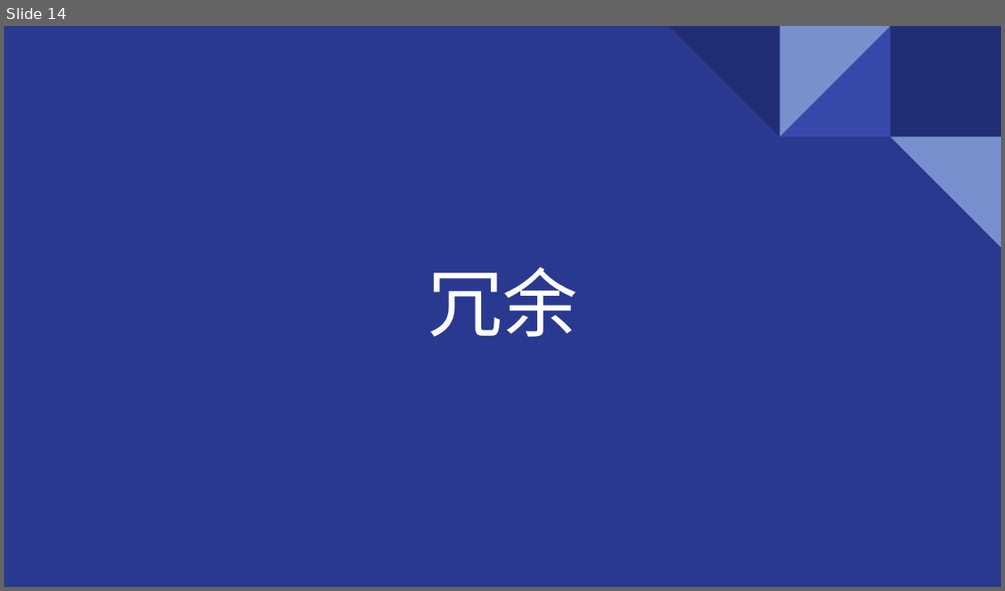
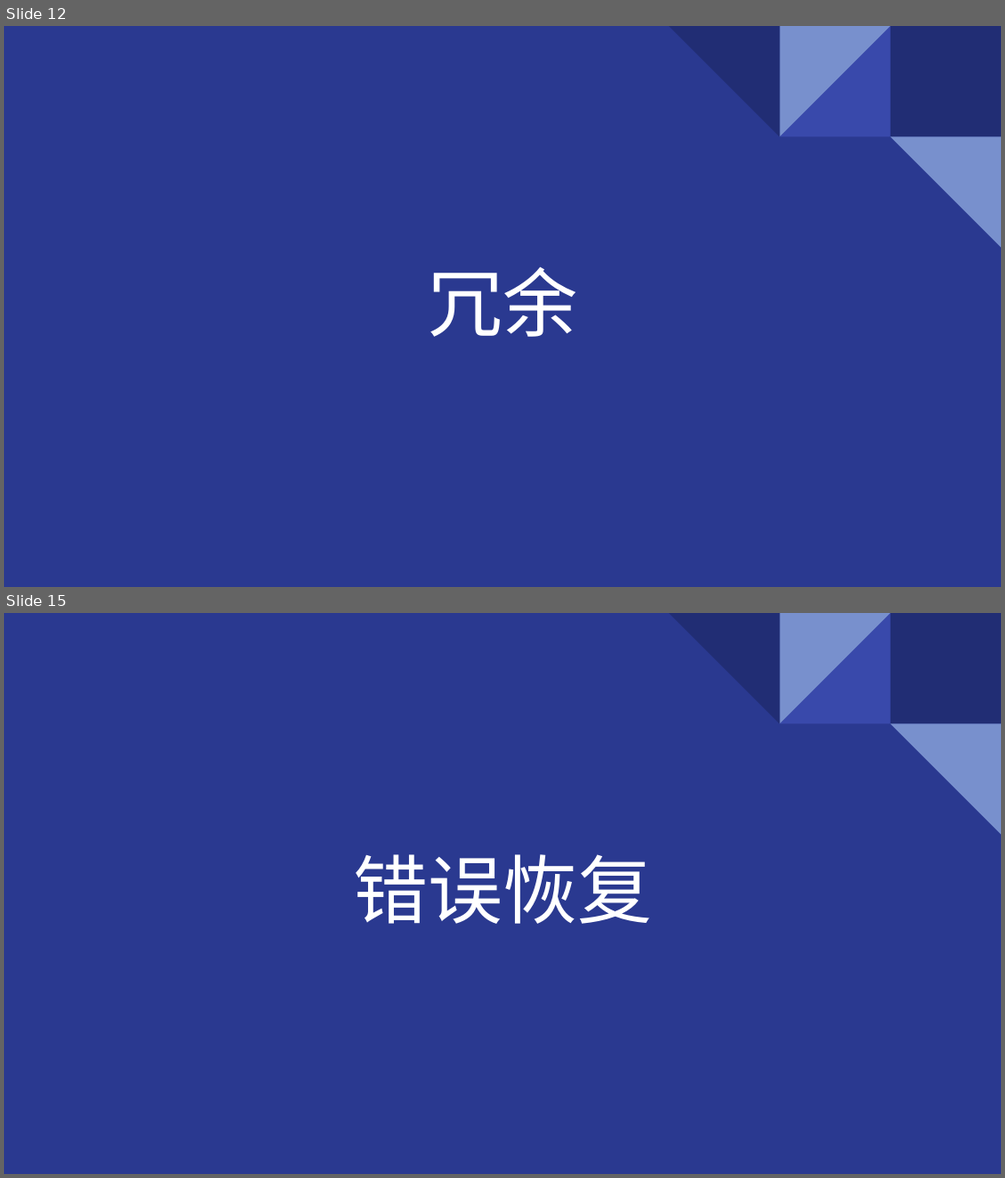
Before and after one commit to GentleBreezeBlow/R4_doc, a slide deck: Report/1-Soft Errors.pptx. Shown one above the other, each under a label of ours: slide 14 before the commit, slides 12 and 15 after it; the slides between them are not shown. The pictures are 1005x591 and 1005x1178 pixels, drawn with LibreOffice and Linux fonts; fonts in the diff are those of the drawing. Boxes give left, top, right and bottom in pixels: in the first picture for what was removed or moved away, otherwise in the second. Text is boxed around its words. In the diff, an @@ line names an element or a change of style, - is before the commit and + after.

```diff
--- a/Report/1-Soft Errors.pptx
+++ b/Report/1-Soft Errors.pptx
@@ slide 15 added at (x1=4, y1=613, x2=1001, y2=1174), background #2A3990; not listed: 5 template elements that a slide beside it also shows @@
@@ title added at (x1=353, y1=854, x2=652, y2=924), 54 pt, text #FFFFFF @@
+错误恢复
@@ what was slide 14 is now slide 12 @@
```
Also in this commit, not shown: 3 slides changed, 2 other slides added.
